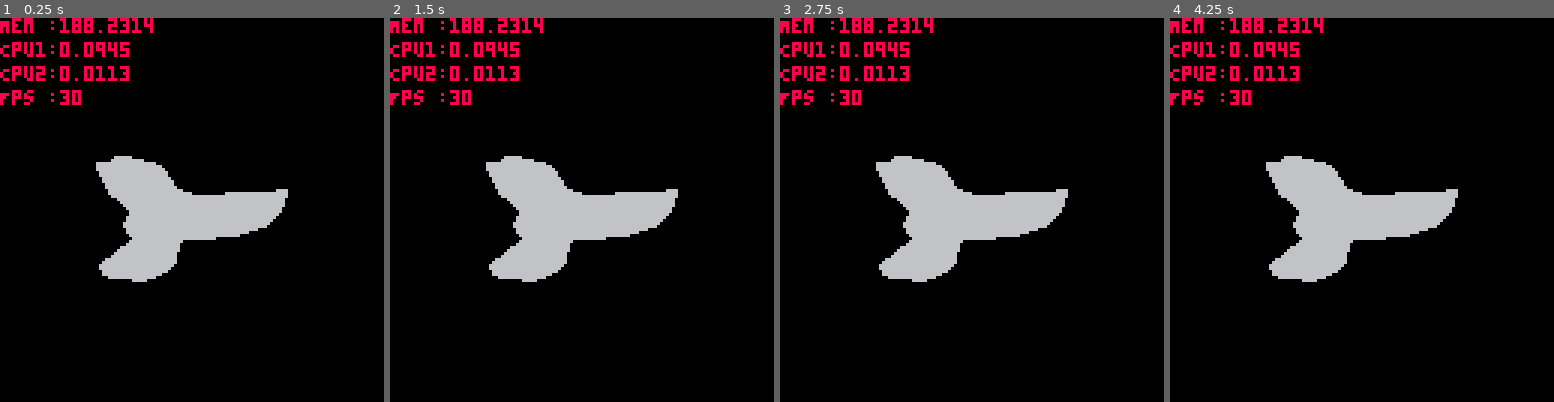
Above: before the commit, frames 1-4 (left to right).
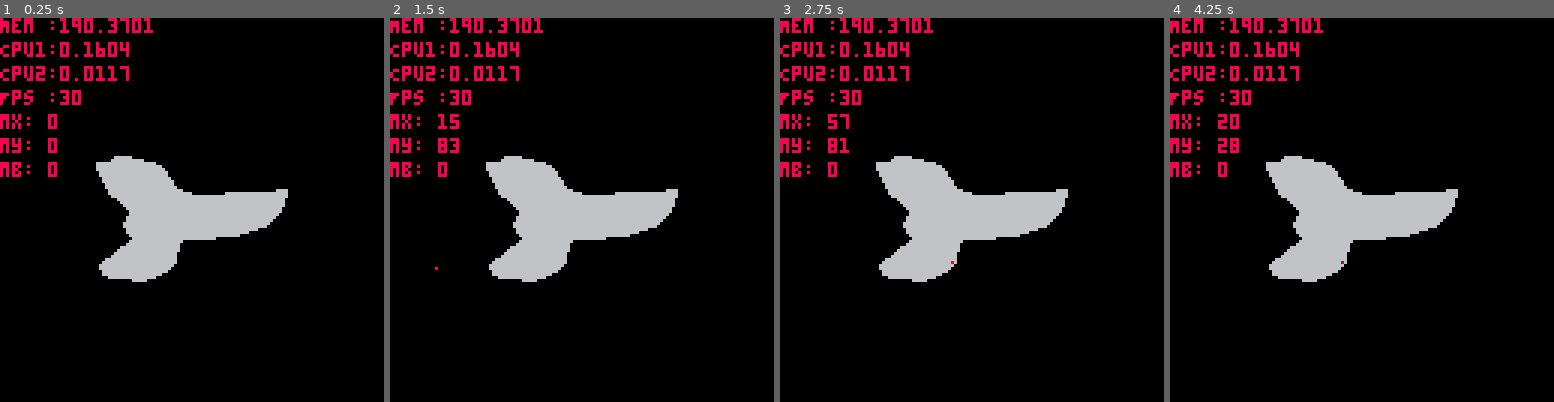
Above: after the commit, the same moments.

Repository: kiiro94/GGJ2020
Game: PICO-8 cartridge ggj2020.p8
The game is run twice, just before and just after one commit, with the same random seed, the same clock (stepped at 60 frames per second) and the same inputs.
Inputs (mouse positions are in pixels of both pictures, inside the frame that each line leads up to):
- Up to frame 1 (0.25 s): no input
- Up to frame 2 (1.5 s): click (670, 121) at 0.67 s; click (436, 267) at 1.22 s
- Up to frame 3 (2.75 s): click (887, 114) at 1.77 s; click (952, 259) at 2.32 s
- Up to frame 4 (4.25 s): click (1404, 106) at 2.87 s; click (1465, 256) at 3.42 s; click (1231, 102) at 3.97 s

The runs differ from the first frame. In frame 1, 1.0% of the frame differs, in the area x 0-40%, y 0-42%; in frame 2, 1.1%; in frame 3, 1.1%; in frame 4, 1.2%, in the area x 0-46%, y 0-65%.

Commit message:
Added mouse support

Diff:
--- a/ggj2020.p8
+++ b/ggj2020.p8
@@ -20,7 +20,11 @@
 end
 
 function destroyPoint(x,y)
-
+   for p in all(data) do
+	  if p.x==x and p.y==y then
+		 p.s = 0
+	  end
+   end
 end
 
 
@@ -39,9 +43,18 @@
    return struct
 end
 
+function updatePoint(p)
+
+end
+
 
 function drawPoint(p)
-   pset(p.x, p.y, p.c)
+   if p.s==1 then
+	  pset(p.x, p.y, p.c)
+   else
+	  pset(p.x, p.y, 2)
+   end
+
 end
 
 function drawStruct()
@@ -69,14 +82,35 @@
 
 
 function _init()
+    poke(0x5F2D, 1)
+	mx = stat(32)
+	my = stat(33)
+	mb = stat(34)
 	data = getStruct()
 	t = 0
 	pset(127,0,8)
 end
 
 
+function mouseLeft()
+	destroyPoint(mx, my)
+end
 
 function _update()
+	mx = stat(32)
+	my = stat(33)
+
+
+	if mb==0 then
+		mb = stat(34)
+		if mb==1 then
+		   mouseLeft()
+		end
+	end
+	mb = stat(34)
+
+
+   foreach(data, updatePoint)
    t += 0.01
 end
 
@@ -88,12 +122,15 @@
    cls()
    drawStruct()
 
-   circ(64+sin(t)*8, 64, 2, 6)
+   pset(mx, my, 8)
 
    print("Mem :"..stat(0), 0,  0, 8)
    print("Cpu1:"..stat(1), 0,  8, 8)
    print("Cpu2:"..stat(2), 0, 16, 8)
    print("Fps :"..stat(7), 0, 24, 8)
+   print("mx: " .. mx, 0, 32, 8)
+   print("my: " .. my, 0, 40, 8)
+   print("mb: " .. mb, 0, 48, 8)
 end
 
 
